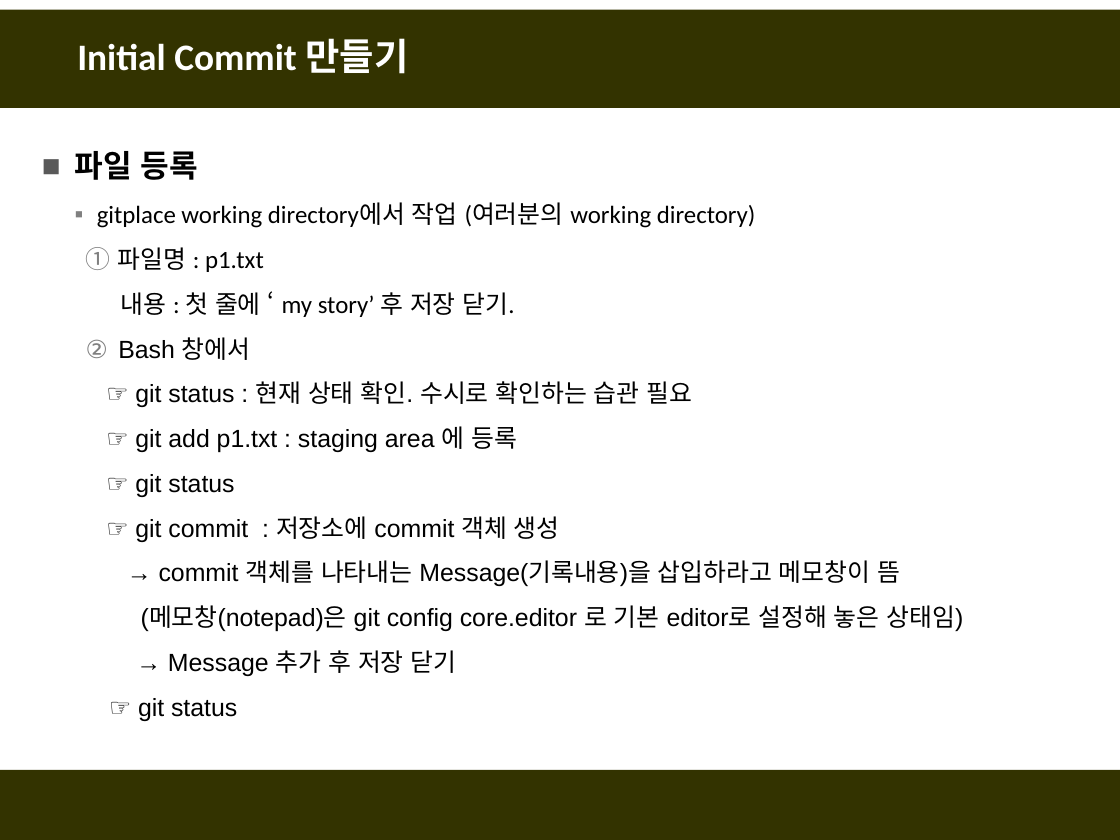
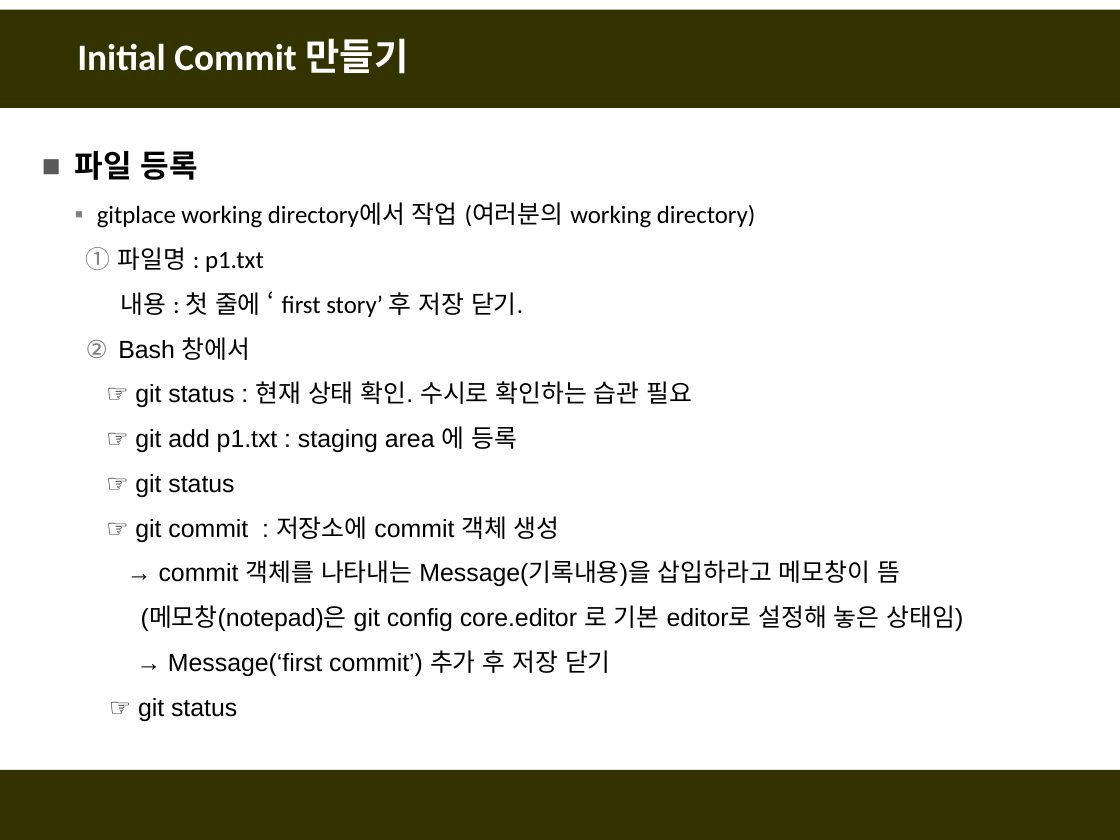
Before and after one commit to fasthill/github-lecture, a slide deck: slide 14 of git및github첫걸음.pptx (slide 16 before the commit). Drawn at 1120x840 pixels with LibreOffice and Linux fonts; fonts in the diff are those of the drawing. Boxes give left, top, right and bottom in pixels: in the first picture for what was removed or moved away, otherwise in the second. Text is boxed around its words. In the diff, an @@ line names an element or a change of style, - is before the commit and + after.

```diff
--- a/git및github첫걸음.pptx
+++ b/git및github첫걸음.pptx
@@ text at (x1=120, y1=292, x2=523, y2=317): text changed @@
-  내용 : 첫 줄에 ‘ my story’ 후 저장 닫기.
+  내용 : 첫 줄에 ‘ first story’ 후 저장 닫기.
@@ text at (x1=168, y1=650, x2=611, y2=676): text changed @@
-  → Message 추가 후 저장 닫기
+  → Message(‘first commit’) 추가 후 저장 닫기
```
Also in this commit, not shown: 3 other slides changed, 12 slides added, 2 slides removed.
